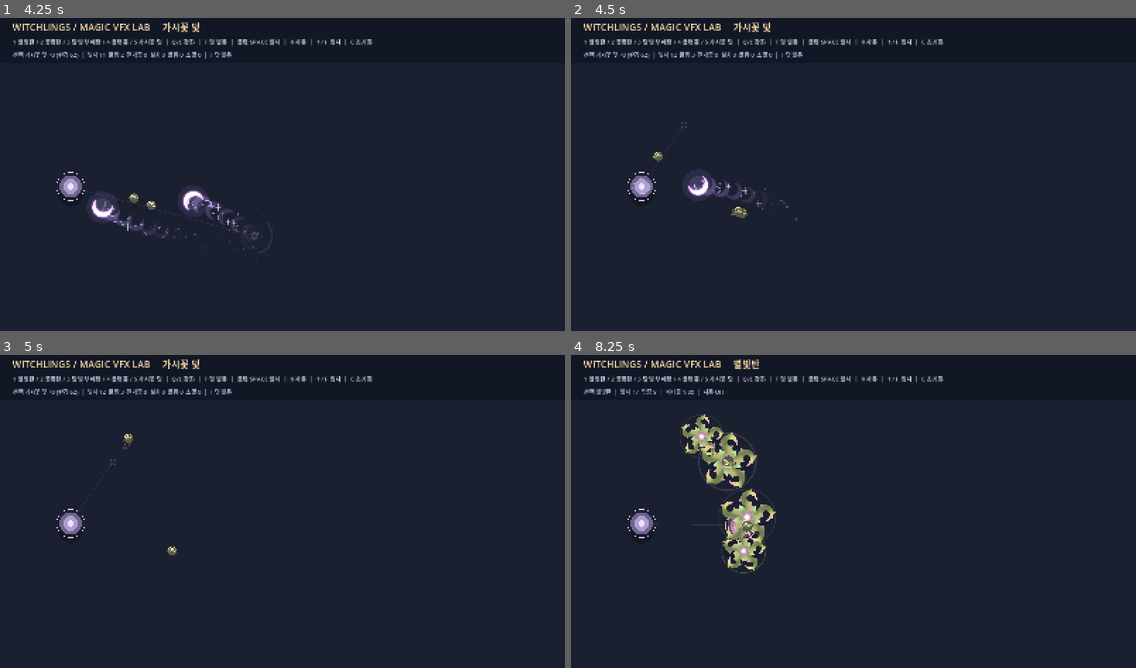
Above: before the commit, frames 1-4 (two rows, left to right).
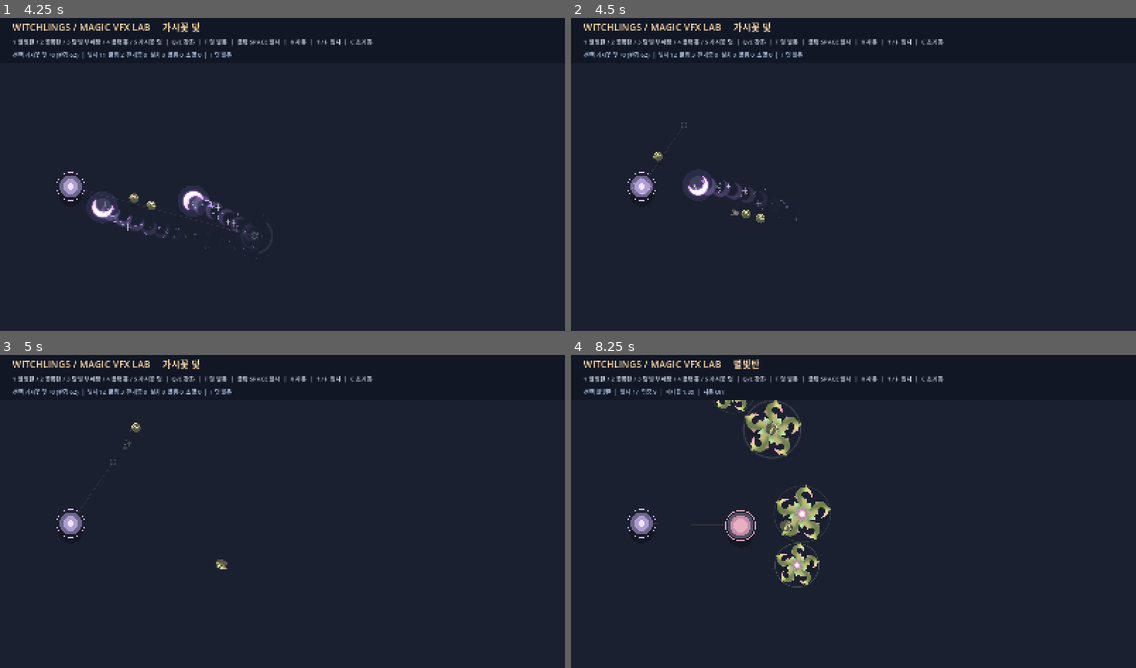
Above: after the commit, the same moments.

Repository: LittleEvasn/Test-Room
Game: Godot game, scene res://scenes/main.tscn
The game is run twice, just before and just after one commit, with the same random seed, the same clock (stepped at 60 frames per second) and the same inputs.
Inputs (mouse positions are in pixels of both pictures, inside the frame that each line leads up to):
- Up to frame 1 (4.25 s): tap Enter at 0.5 s; move the mouse to (406, 155) at 0.52 s; hold Up 0.53-1.25 s; tap 1 at 0.6 s; click (406, 155) at 0.67 s; tap Space at 0.77, 3.77 s; drag from (169, 187) to (254, 237) at 1.27 s; move the mouse to (339, 102) at 2.02 s; hold Up 2.03-2.75 s; tap 3 at 2.1 s; drag from (254, 237) to (113, 124) at 2.77 s; move the mouse to (452, 221) at 3.52 s; hold Down from 3.53 s (still down); tap 5 at 3.6 s
- Up to frame 2 (4.5 s): release Down at 4.25 s; drag from (684, 124) to (768, 93) at 4.27 s
- Up to frame 3 (5 s): no input
- Up to frame 4 (8.25 s): move the mouse to (881, 508) at 5.02 s; hold Down 5.03-5.75 s; tap E at 5.1 s; click (881, 508) at 5.17 s; drag from (768, 430) to (740, 524) at 5.77 s; move the mouse to (977, 492) at 6.52 s; hold Up 6.53-7.25 s; tap R at 6.6 s; tap Space at 6.77 s; drag from (740, 524) to (825, 574) at 7.27 s; move the mouse to (910, 439) at 8.02 s; hold Down from 8.03 s (still down); tap 1 at 8.1 s

Frame 1 is identical in both runs. In frame 2, 0.1% of the frame differs, in the area x 28-35%, y 60-66%; in frame 3, 0.2%; in frame 4, 4.6%, in the area x 19-46%, y 14-75%.

Commit message:
Restore visible ground rolling phase after thorn seed bounce

Diff:
--- a/scripts/thorn_trap.gd
+++ b/scripts/thorn_trap.gd
@@ -33,7 +33,10 @@
 const MINE_INITIAL_UP_SPEED := 4.0 * MINE_UNIT_PX
 const MINE_BOUNCE_RATIO := 0.33
 const MINE_ROTATION_SPEED := 15.0 * PI / 180.0
-const GROUND_DRAG := 3.0
+const GROUND_DRAG := 3.8
+const HORIZONTAL_RETAIN := 0.82
+const MAX_BOUNCES := 1
+const ROLL_STOP_SPEED := 11.0
 const SHADOW_HEIGHT_FACTOR := 0.53
 const LIMBS := 5
 const TEX_CENTER := Vector2(256.0, 256.0)
@@ -54,6 +57,7 @@
 var seed_angle := 0.0
 var ground_hits := 0
 var has_touched_ground := false
+var rolling_on_ground := false
 var stopped := false
 var dust: Array[Dictionary] = []
 
@@ -76,6 +80,7 @@
     ground_hits = 0
     has_touched_ground = false
     stopped = false
+    rolling_on_ground = false
     travel_time = 0.0
     state_time = 0.0
     seed_height = 0.0
@@ -128,7 +133,21 @@
     # tweening all the way to the mouse target and spinning once per 21 pixels.
     var step: float = minf(delta, ROLL_DURATION - travel_time)
     travel_time += step
-    if not stopped:
+    if rolling_on_ground:
+        var drag_factor: float = exp(-GROUND_DRAG * step)
+        var displacement: Vector2 = planar_velocity * (1.0 - drag_factor) / GROUND_DRAG
+        ground_pos += displacement
+        planar_velocity *= drag_factor
+        global_position = ground_pos
+        seed_height = 0.0
+        var signed_roll: float = 1.0 if planar_velocity.x >= 0.0 else -1.0
+        var roll_angular_speed: float = minf(10.0, displacement.length() * 0.8 / 14.0 / maxf(step, 0.001))
+        seed_angle += signed_roll * roll_angular_speed * step
+        if planar_velocity.length() < ROLL_STOP_SPEED:
+            rolling_on_ground = false
+            stopped = true
+            planar_velocity = Vector2.ZERO
+    elif not stopped:
         ground_pos += planar_velocity * step
         global_position = ground_pos
         seed_angle += rotation_velocity * step
@@ -138,24 +157,20 @@
         vertical_speed = falling_speed
         if seed_height <= 0.0:
             seed_height = 0.0
-            if vertical_speed < -42.0 and ground_hits < 2:
+            if vertical_speed < -42.0 and ground_hits < MAX_BOUNCES:
                 # Original reference: movement loses energy at each contact.
                 vertical_speed = -vertical_speed * MINE_BOUNCE_RATIO
-                planar_velocity *= MINE_BOUNCE_RATIO
+                planar_velocity *= HORIZONTAL_RETAIN
                 rotation_velocity *= MINE_BOUNCE_RATIO
                 ground_hits += 1
                 has_touched_ground = true
                 _scatter_dust()
             else:
                 vertical_speed = 0.0
-                planar_velocity = Vector2.ZERO
+                rolling_on_ground = true
                 rotation_velocity = 0.0
-                stopped = true
         elif has_touched_ground:
-            # Friction after the first impact. Airborne launch remains ballistic.
-            var drag: float = exp(-GROUND_DRAG * step)
-            planar_velocity *= drag
-            rotation_velocity *= drag
+            rotation_velocity *= exp(-1.0 * step)
 
     if travel_time >= ROLL_DURATION:
         # Deployment occurs at the physical resting point, never at the cursor.
